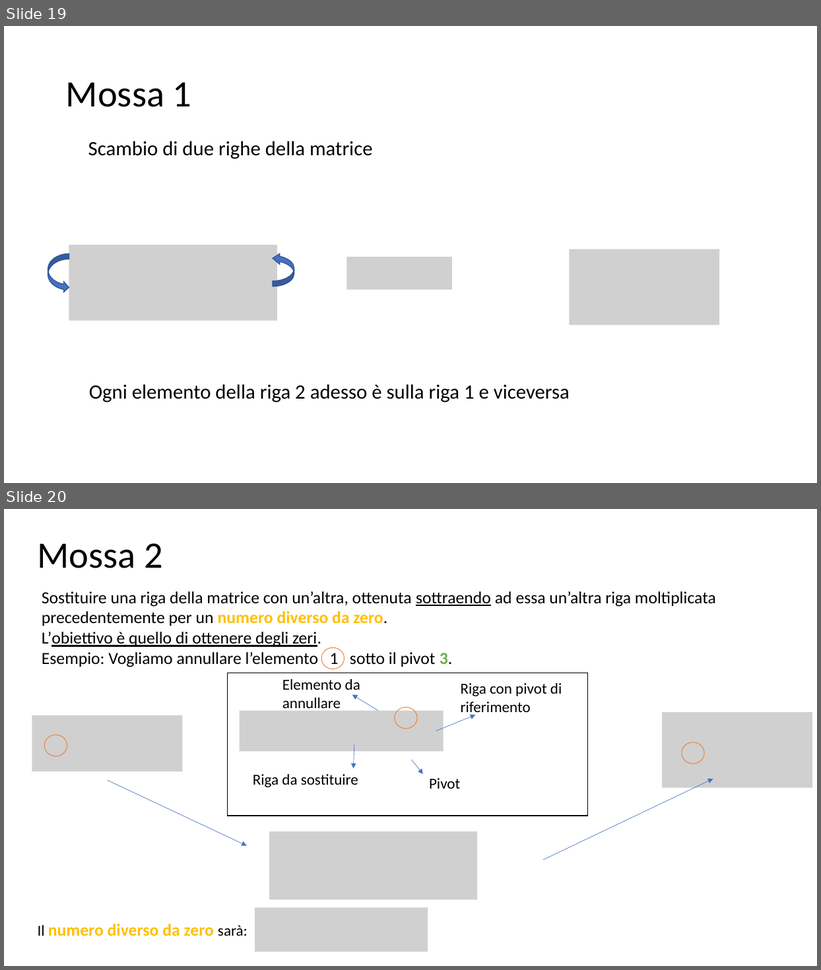
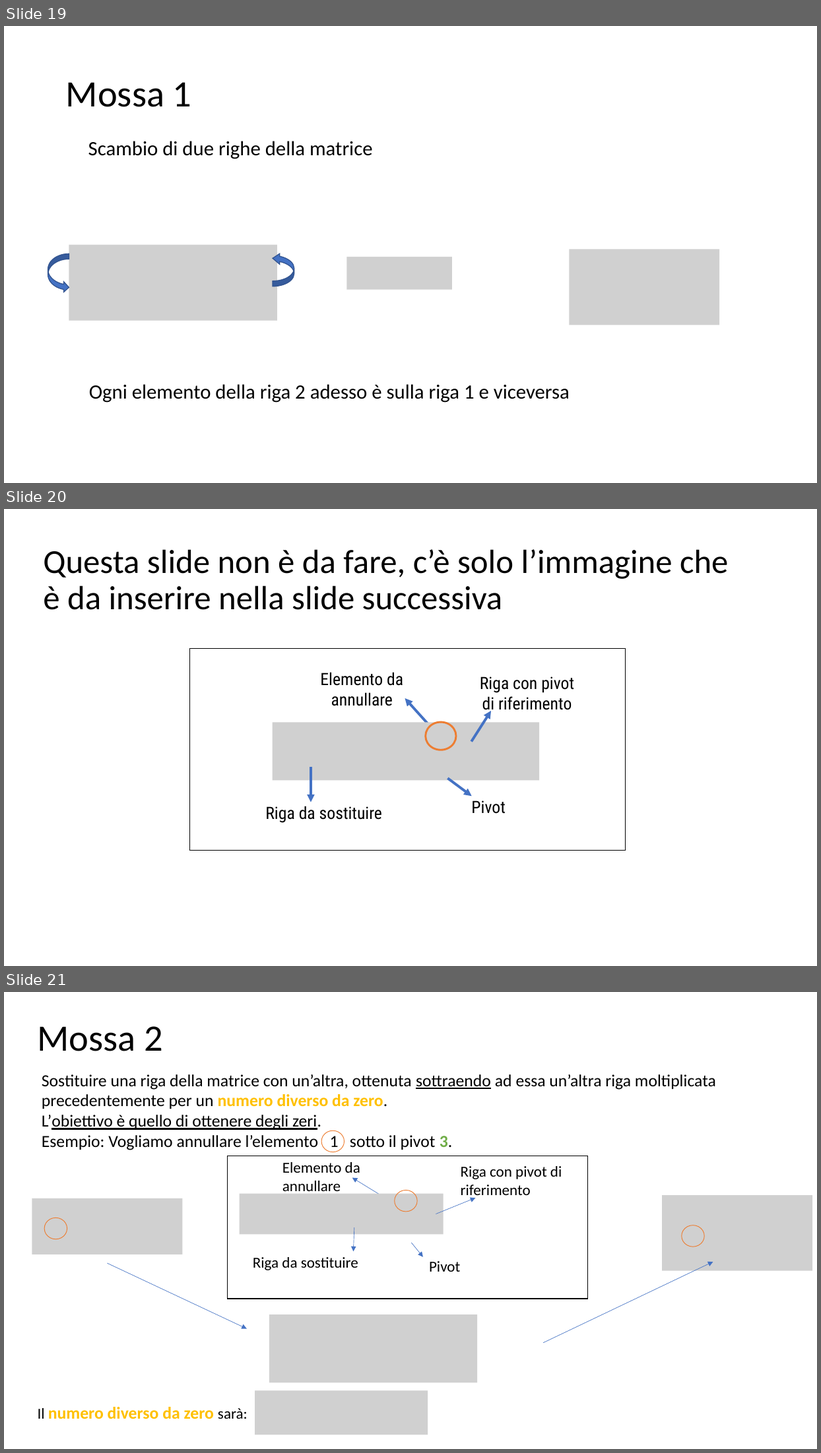
Before and after one commit to matteodelv/GaussLinearSystems, a slide deck: Presentazione.pptx. Shown one above the other, each under a label of ours: slides 19 and 20 before the commit, slides 19, 20 and 21 after it. The pictures are 821x970 and 821x1453 pixels, drawn with LibreOffice and Linux fonts; fonts in the diff are those of the drawing; grey boxes stand for pictures. Boxes give left, top, right and bottom in pixels: in the first picture for what was removed or moved away, otherwise in the second. Text is boxed around its words. In the diff, an @@ line names an element or a change of style, - is before the commit and + after.

```diff
--- a/Presentazione.pptx
+++ b/Presentazione.pptx
@@ slide 20 added at box(4, 509, 817, 966), background #FFFFFF @@
@@ title added at box(43, 549, 728, 610), 39.6 pt, text #000000 @@
+Questa slide non è da fare, c’è solo l’immagine che è da inserire nella slide successiva
@@ rectangle added at box(190, 649, 626, 851), outline #000000 1 pt @@
@@ group added at box(265, 672, 574, 823): 4 texts, 3 arrows, 1 picture @@
+Elemento da annullare
+Pivot
+Riga da sostituire
+Riga con pivot di riferimento
@@ ellipse added at box(426, 722, 456, 751), outline #ED7D31 2.25 pt @@
@@ arrow added from (311, 767) to (311, 803), #4472C4 3 pt @@
@@ what was slide 20 is now slide 21 @@
```
Also in this commit, not shown: 3 slides changed, 1 other slide added, 1 slide removed.
